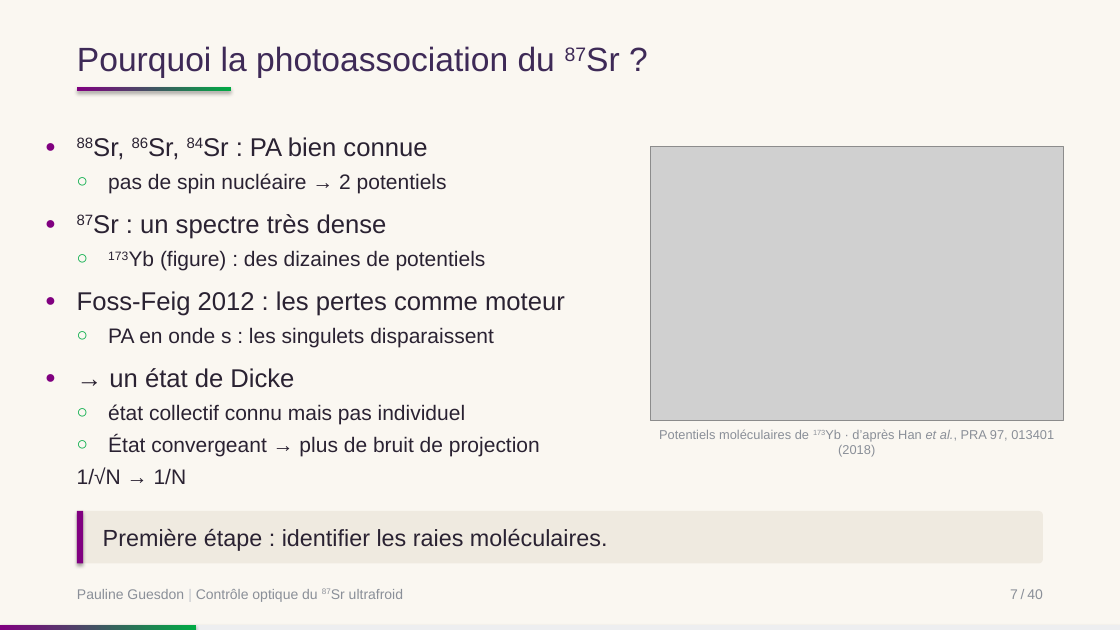
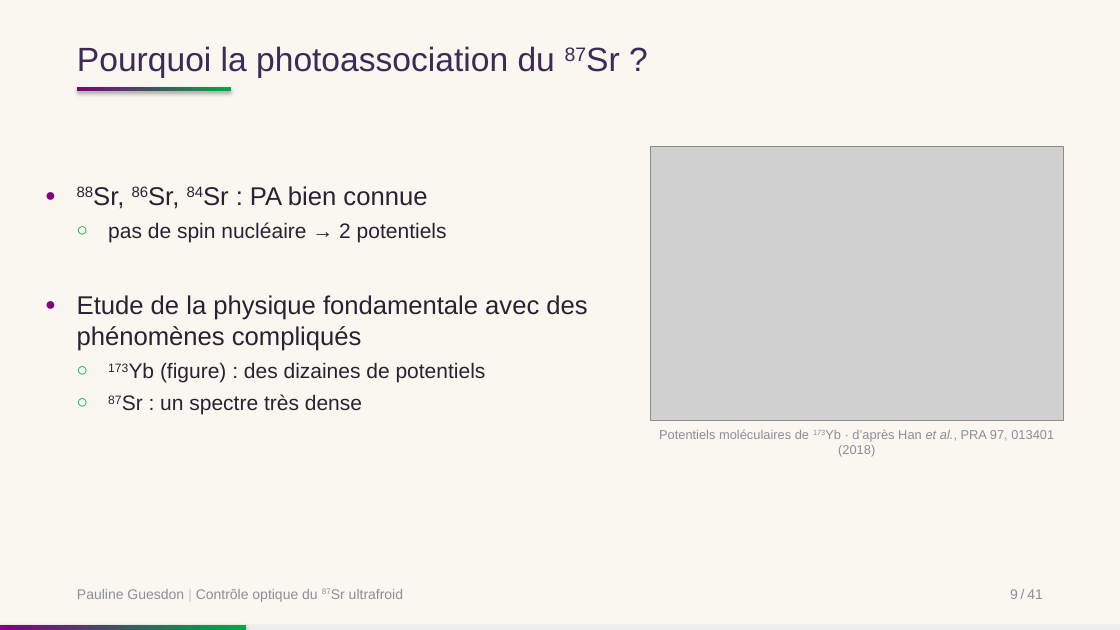
Before and after one commit to PaulineGuesdon/Inchallah-lui-il-marche, a slide deck: slide 12 of Soutenance/soutenance.pptx (slide 11 before the commit). Drawn at 1120x630 pixels with LibreOffice and Linux fonts; fonts in the diff are those of the drawing; grey boxes stand for pictures. Boxes give left, top, right and bottom in pixels: in the first picture for what was removed or moved away, otherwise in the second. Text is boxed around its words. In the diff, an @@ line names an element or a change of style, - is before the commit and + after.

```diff
--- a/Soutenance/soutenance.pptx
+++ b/Soutenance/soutenance.pptx
@@ text at (77,250,565,485): paragraphs removed @@
-○ 173Yb (figure) : des dizaines de potentiels
-● Foss-Feig 2012 : les pertes comme moteur
-○ PA en onde s : les singulets disparaissent
-● → un état de Dicke
-○ état collectif connu mais pas individuel
-○ État convergeant → plus de bruit de projection
-1/√N → 1/N
@@ text at (77,295,587,382): paragraphs added @@
+● Etude de la physique fondamentale avec des phénomènes compliqués
+○ 173Yb (figure) : des dizaines de potentiels
@@ text at (160,394,362,415): size 22 to 18 pt in "87Sr : un spectre très dense"; bullet ● to ○; less space between paragraphs; bullet colour #800080 to #00AA44 @@
@@ rounded rectangle removed at (77,511,1044,563) @@
-Première étape : identifier les raies moléculaires.
@@ rectangle removed at (77,511,83,563) @@
@@ text at (1010,589,1043,599): text changed @@
-7 / 40
+9 / 41
@@ rectangle: place and size @@
-rectangle at (0,625,196,630)
+rectangle at (0,625,246,630)
```
Also in this commit, not shown: 36 other slides changed, 4 slides added, 2 slides removed.
